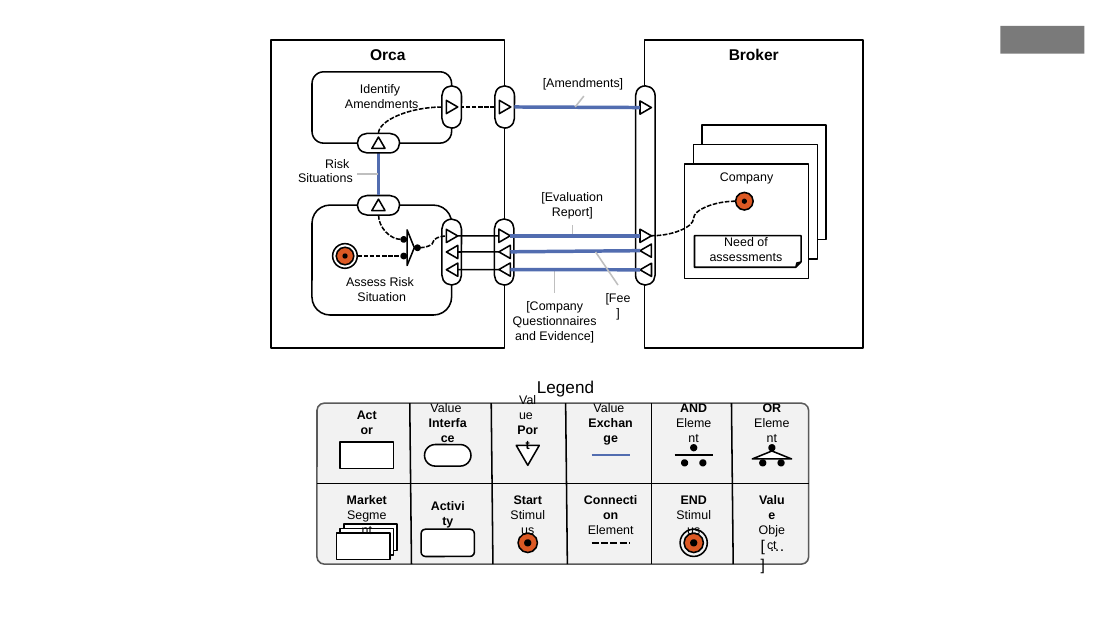
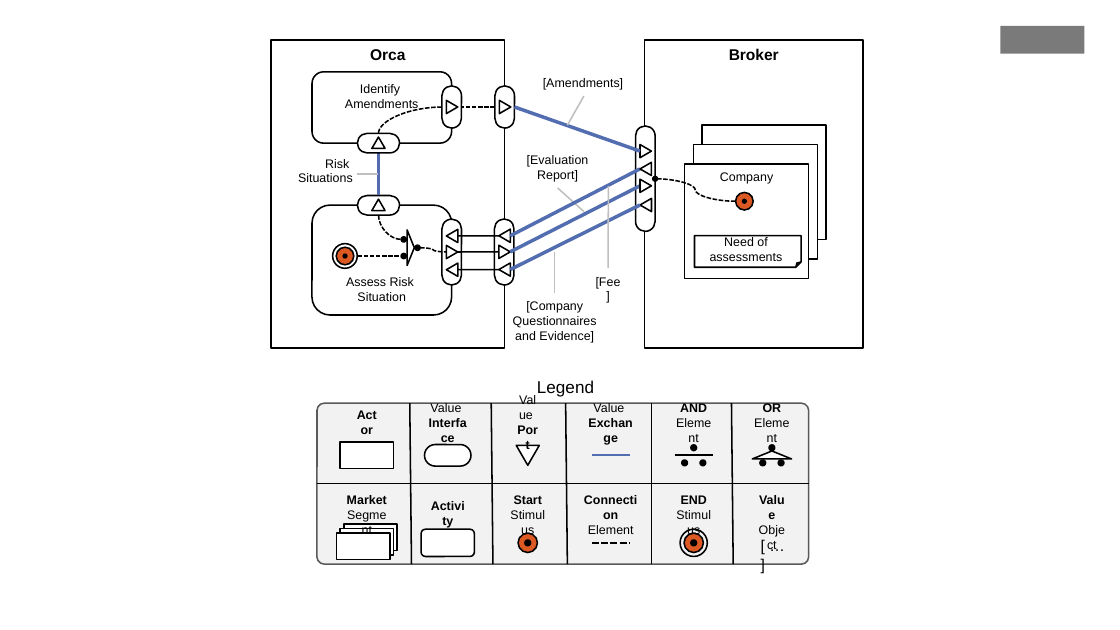
Before and after one commit to mmusicante/PlacidoConfArtigos, a slide deck: slide 1 of JournalToSubmit2013/figs/Ready/Figuras Journal.pptx. Drawn at 1120x630 pixels with LibreOffice and Linux fonts; fonts in the diff are those of the drawing. Boxes give left, top, right and bottom in pixels: in the first picture for what was removed or moved away, otherwise in the second. Text is boxed around its words. In the diff, an @@ line names an element or a change of style, - is before the commit and + after.

```diff
--- a/JournalToSubmit2013/figs/Ready/Figuras Journal.pptx
+++ b/JournalToSubmit2013/figs/Ready/Figuras Journal.pptx
@@ line moved from (514, 108) - (640, 108) to (514, 108) - (640, 151) @@
@@ line moved from (576, 108) - (584, 96) to (568, 125) - (584, 96) @@
@@ text "[Evaluation": place and size @@
-text "[Evaluation" at box(541, 192, 603, 219)
+text "[Evaluation" at box(527, 155, 589, 182)
@@ rounded rectangle: place and size @@
-rounded rectangle at box(636, 86, 655, 285)
+rounded rectangle at box(636, 126, 655, 231)
@@ triangle: place and size @@
-triangle at box(641, 101, 652, 114)
+triangle at box(641, 144, 652, 158)
@@ line moved from (511, 236) - (640, 236) to (511, 236) - (640, 169) @@
@@ mirrored; rotation 90 to 270 degrees in 3 elements at box(447, 230, 458, 243), box(500, 228, 511, 242), box(641, 162, 652, 176) @@
@@ mirrored; rotation 270 to 90 degrees in 3 elements at box(447, 245, 458, 259), box(500, 245, 511, 259), box(641, 179, 652, 193) @@
@@ curved line moved from (736, 202) - (652, 236) to (736, 202) - (655, 179) @@
@@ curved line (736, 202) - (655, 179): curved line to curved arrow @@
@@ line moved from (511, 252) - (640, 251) to (511, 252) - (640, 186) @@
@@ line moved from (511, 270) - (640, 270) to (511, 270) - (640, 205) @@
@@ line moved from (572, 236) - (572, 225) to (584, 212) - (558, 188) @@
@@ line moved from (618, 286) - (596, 252) to (608, 268) - (608, 186) @@
@@ triangle: place and size @@
-triangle at box(641, 263, 652, 277)
+triangle at box(641, 198, 652, 212)
@@ curved line moved from (420, 248) - (447, 236) to (420, 248) - (447, 252) @@
@@ line moved from (554, 293) - (554, 270) to (554, 293) - (554, 252) @@
@@ text "[Fee]": place and size @@
-text "[Fee]" at box(606, 293, 631, 305)
+text "[Fee]" at box(596, 277, 621, 289)
```
Also in this commit, not shown: 1 other file.
